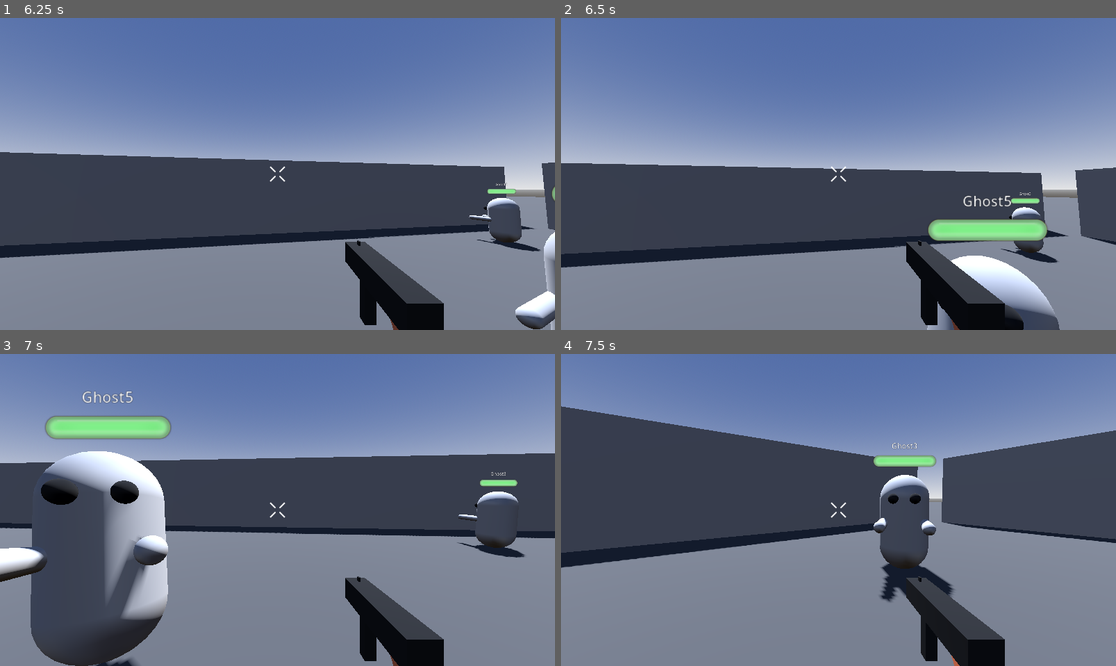
Above: before the commit, frames 1-4 (two rows, left to right).
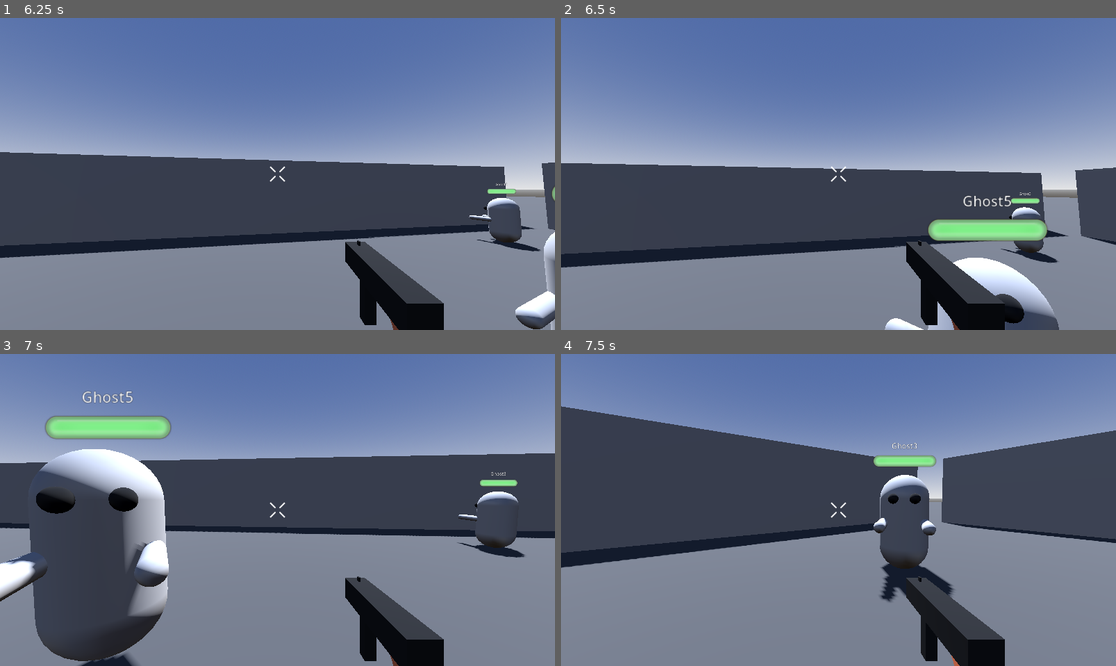
Above: after the commit, the same moments.

Repository: jonathaneeckhout/helpmegetout
Game: Godot game, scene res://scenes/main/main.tscn
Same seed, same stepped clock (60 frames per second), same inputs: the game is played once before the commit and once after it.
Inputs (mouse positions are in pixels of both pictures, inside the frame that each line leads up to):
- Up to frame 1 (6.25 s): tap Enter at 0.5 s; move the mouse to (271, 180) at 0.52 s; hold W (move_up) 0.53-2.78 s; click (271, 180) at 0.6 s; tap Space (jump) at 0.77, 1.52, 3.02, 3.77, 4.52, 6.02 s; move the mouse to (316, 177) at 1.27 s; click (316, 177) at 1.35 s; move the mouse to (233, 170) at 2.02 s; click (233, 170) at 2.1 s; move the mouse to (283, 174) at 2.77 s; hold A (move_left) 2.78-3.53 s; click (283, 174) at 2.85 s; move the mouse to (255, 167) at 3.52 s; hold W (move_up) 3.53-5.78 s; click (255, 167) at 3.6 s; move the mouse to (305, 174) at 4.27 s; click (305, 174) at 4.35 s; move the mouse to (249, 174) at 5.02 s; click (249, 174) at 5.1 s; move the mouse to (288, 167) at 5.77 s; hold D (move_right) from 5.78 s (still down); click (288, 167) at 5.85 s
- Up to frame 2 (6.5 s): keep holding D (move_right)
- Up to frame 3 (7 s): move the mouse to (271, 516) at 6.52 s; release D (move_right) at 6.53 s; hold W (move_up) from 6.53 s (still down); click (271, 516) at 6.6 s; tap Space (jump) at 6.77 s
- Up to frame 4 (7.5 s): keep holding W (move_up); move the mouse to (877, 513) at 7.27 s; click (877, 513) at 7.35 s

Frame 1 is identical in both runs. In frame 2, 0.8% of the frame differs, in the area x 58-90%, y 76-100%; in frame 3, 5.5%, in the area x 0-31%, y 30-100%; in frame 4, nothing differs.

Commit message:
add some basic animations to ghost

Diff:
--- /dev/null
+++ b/scenes/enemies/ghost/AnimationPlayer.gd
@@ -0,0 +1,21 @@
+extends AnimationPlayer
+
+@onready var _health_component: HealthComponent = $"../ComponentList/HealthComponent"
+@onready
+var _attack_and_wander_component: AttackAndWanderComponent = $"../ComponentList/AttackAndWanderComponent"
+
+
+# Called when the node enters the scene tree for the first time.
+func _ready():
+	_health_component.died.connect(_on_died)
+	_attack_and_wander_component.attacked.connect(_on_attacked)
+
+
+func _on_died():
+	stop()
+	play("Die")
+
+
+func _on_attacked():
+	stop()
+	play("Attack")
--- a/scenes/enemies/ghost/ghost.tscn
+++ b/scenes/enemies/ghost/ghost.tscn
@@ -8,6 +8,7 @@
 [ext_resource type="PackedScene" uid="uid://c7c2wr6jplt34" path="res://components/common/despawn_component/despawn_component.tscn" id="5_qqrkq"]
 [ext_resource type="PackedScene" uid="uid://bb66yi38wvanp" path="res://components/behaviors/attack_and_wander_component/attack_and_wander_component.tscn" id="6_max76"]
 [ext_resource type="PackedScene" uid="uid://1521pj7gpq1y" path="res://components/common/update_face_component/update_facing_component.tscn" id="7_g0mdk"]
+[ext_resource type="Script" path="res://scenes/enemies/ghost/AnimationPlayer.gd" id="9_30krp"]
 
 [sub_resource type="CapsuleShape3D" id="CapsuleShape3D_6fhme"]
 
@@ -34,6 +35,54 @@
 
 [sub_resource type="ViewportTexture" id="ViewportTexture_a8mmh"]
 viewport_path = NodePath("SubViewport")
+
+[sub_resource type="Animation" id="Animation_6pqp8"]
+resource_name = "Die"
+tracks/0/type = "value"
+tracks/0/imported = false
+tracks/0/enabled = true
+tracks/0/path = NodePath("Model:rotation")
+tracks/0/interp = 1
+tracks/0/loop_wrap = true
+tracks/0/keys = {
+"times": PackedFloat32Array(0, 0.4),
+"transitions": PackedFloat32Array(1, 1),
+"update": 0,
+"values": [Vector3(0, 0, 0), Vector3(1.5708, 0, 0)]
+}
+tracks/1/type = "value"
+tracks/1/imported = false
+tracks/1/enabled = true
+tracks/1/path = NodePath("Model:position")
+tracks/1/interp = 1
+tracks/1/loop_wrap = true
+tracks/1/keys = {
+"times": PackedFloat32Array(0, 0.4),
+"transitions": PackedFloat32Array(1, 1),
+"update": 0,
+"values": [Vector3(0, 1, 0), Vector3(0, 0.5, 0.5)]
+}
+
+[sub_resource type="Animation" id="Animation_rfh4w"]
+resource_name = "Attack"
+tracks/0/type = "value"
+tracks/0/imported = false
+tracks/0/enabled = true
+tracks/0/path = NodePath("Model:rotation")
+tracks/0/interp = 1
+tracks/0/loop_wrap = true
+tracks/0/keys = {
+"times": PackedFloat32Array(0, 0.1, 0.2, 1),
+"transitions": PackedFloat32Array(1, 1, 1, 1),
+"update": 0,
+"values": [Vector3(0, 0, 0), Vector3(0.261799, 0, 0), Vector3(-0.261799, 0, 0), Vector3(0, 0, 0)]
+}
+
+[sub_resource type="AnimationLibrary" id="AnimationLibrary_c741s"]
+_data = {
+"Attack": SubResource("Animation_rfh4w"),
+"Die": SubResource("Animation_6pqp8")
+}
 
 [node name="Ghost" type="CharacterBody3D"]
 script = ExtResource("1_1tdwl")
@@ -116,3 +165,9 @@
 
 [node name="NavigationAgent3D" type="NavigationAgent3D" parent="."]
 path_height_offset = 0.2
+
+[node name="AnimationPlayer" type="AnimationPlayer" parent="."]
+libraries = {
+"": SubResource("AnimationLibrary_c741s")
+}
+script = ExtResource("9_30krp")
Not shown: 1 places in scenes/enemies/ghost/ghost.tscn that only renumber resources
